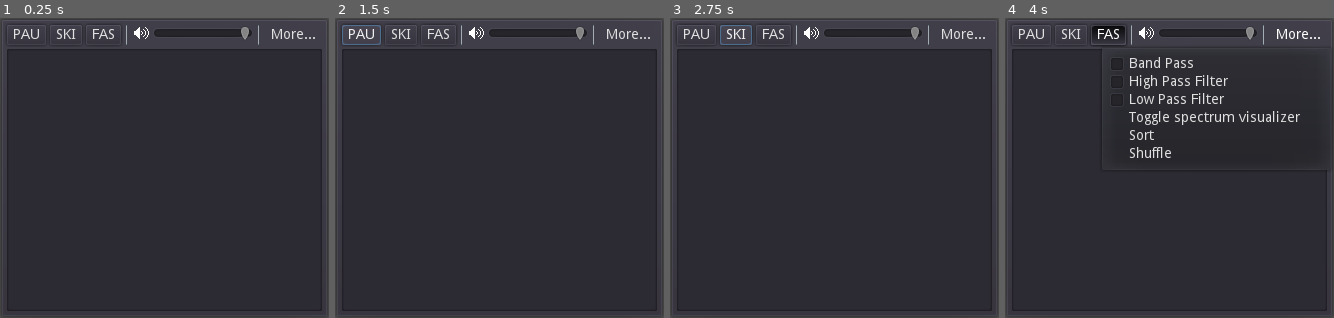
Above: before the commit, frames 1-4 (left to right).
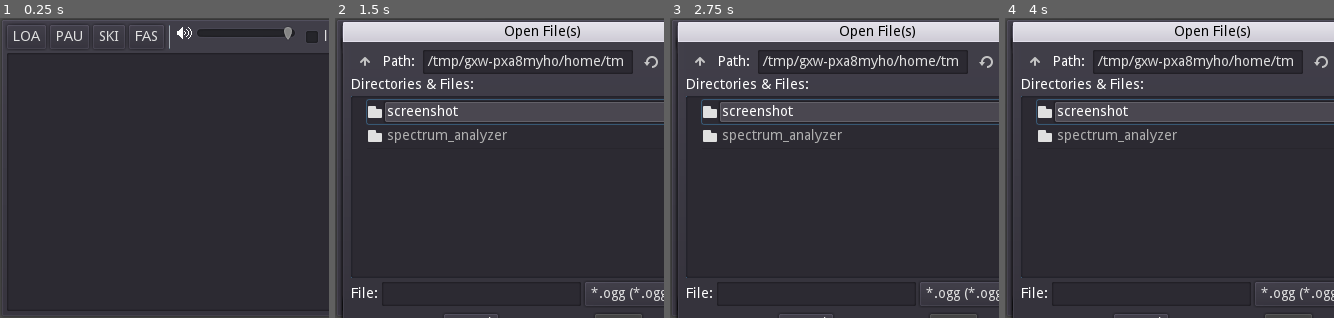
Above: after the commit, the same moments.

Repository: boukew99/audio_station
Game: Godot game, scene res://audio_station.tscn
Same seed, same stepped clock (60 frames per second), same inputs: the game is played once before the commit and once after it.
Inputs (mouse positions are in pixels of both pictures, inside the frame that each line leads up to):
- Up to frame 1 (0.25 s): no input
- Up to frame 2 (1.5 s): click "PAU" at 0.5 s; click (361, 36) at 1.25 s, where only the run after the commit has a clickable "LOA"
- Up to frame 3 (2.75 s): click "SKI" at 2 s
- Up to frame 4 (4 s): click "FAS" at 2.75 s; click (1297, 36) at 3.5 s, where only the run before the commit has a clickable "More..."

The runs differ from the first frame. In frame 1, 2.3% of the frame differs, in the area x 2-100%, y 0-98%; in frame 2, 17%; in frame 3, 17%; in frame 4, 18%, in the area x 1-100%, y 0-100%.

Commit message:
ResourcePreload leftovers cleanup & more state GUI

Diff:
--- a/audio_station.gd
+++ b/audio_station.gd
@@ -1,59 +1,41 @@
-extends Control
+extends PanelContainer
 
 onready var player = $AudioStreamPlayer
-onready var list = $PanelContainer/VBoxContainer/ItemList
-onready var volume = $PanelContainer/VBoxContainer/HBoxContainer/Volume
-onready var menu = $PanelContainer/VBoxContainer/HBoxContainer/MenuButton.get_popup()
+onready var list = $VBoxContainer/ItemList
+onready var volume = $VBoxContainer/HBoxContainer/Volume
 
-onready var streams = $ResourcePreloader.get_resource_list() as Array
+onready var streams = []
 onready var bus = AudioServer.get_bus_index($AudioStreamPlayer.bus)
 
 var current_index = 0
+var loop = false
 
 func _ready():
-	OS.min_window_size = OS.window_size
+	OS.min_window_size = get_minimum_size()
+	for resource_name in $ResourcePreloader.get_resource_list():
+		var resource = $ResourcePreloader.get_resource(resource_name)
+		streams.append(resource)
+		list.add_item(resource.resource_path.get_file())
+	get_tree().connect("files_dropped", self, "_on_files_dropped")
 
-	streams.shuffle()
-	set_stream_items()
+func load_ogg(path):
+	var file = File.new()
+	file.open(path, File.READ)
+	var buffer = file.get_buffer(file.get_len())
+	var stream = AudioStreamOGGVorbis.new()
+	stream.data = buffer
 
-	menu.add_check_item("Band Pass")
-	menu.add_check_item("High Pass Filter")
-	menu.add_check_item("Low Pass Filter")
-	menu.add_item("Toggle spectrum visualizer")
-	menu.add_item("Sort")
-	menu.add_item("Shuffle")
-	menu.connect("index_pressed", self, "_on_menu_item_checked")
+	return stream
 
-func set_stream_items():
-	list.clear()
-	for stream in streams:
-		list.add_item(stream)
-
-func _on_menu_item_checked(index):
-	match index:
-		0, 1, 2:
-			menu.toggle_item_checked(index)
-			AudioServer.set_bus_effect_enabled(bus, index + 1, menu.is_item_checked(index))
-		3:
-			$SpectrumVisualizer.visible = not $SpectrumVisualizer.visible
-		4:
-			streams.sort()
-			set_stream_items()
-		5:
-			streams.shuffle()
-			set_stream_items()
-
+func _on_files_dropped(paths, screen):
+	for path in paths:
+		if path.get_extension() == "ogg":
+			_on_FileDialog_files_selected([path])
 
 func _on_ItemList_item_activated(index):
 	current_index = index
-	player.stream = $ResourcePreloader.get_resource(streams[index])
 
-	# optional
-#	var length = player.stream.get_length()
-#	var minutes = length / 60
-#	var seconds = int(length) % 60
-#	list.set_item_tooltip(index, "%2d:%02d" % [minutes, seconds])
-
+	player.stream = streams[index]
 	player.play()
 
 
@@ -84,3 +66,40 @@
 	_on_ItemList_item_activated(current_index)
 
 	# could be cleaner with list.focus(current_index)
+
+func _on_Load_pressed():
+	$FileDialog.popup_centered()
+
+
+func _on_FileDialog_files_selected(paths):
+	for path in paths:
+		streams.append(load_ogg(path) )
+		list.add_item(path.get_basename().get_file())
+
+
+
+func _on_Loop_toggled(button_pressed):
+	loop = button_pressed
+
+
+func _on_LowPass_toggled(button_pressed):
+	AudioServer.set_bus_effect_enabled(bus, 1, button_pressed)
+
+
+func _on_HighPass_toggled(button_pressed):
+	AudioServer.set_bus_effect_enabled(bus, 2, button_pressed)
+
+func _on_BandPass_toggled(button_pressed):
+	AudioServer.set_bus_effect_enabled(bus, 3, button_pressed)
+
+
+func _on_SpectrumAnalyzer_toggled(button_pressed):
+	list.visible = not button_pressed
+	$VBoxContainer/SpectrumVisualizer.visible = button_pressed
+	$VBoxContainer/Filters.visible = button_pressed
+
+
+#		var length = player.stream.get_length()
+#		var minutes = length / 60
+#		var seconds = int(length) % 60
+#		list.set_item_tooltip(index, "%2d:%02d" % [minutes, seconds])
--- a/audio_station.tscn
+++ b/audio_station.tscn
@@ -28,84 +28,70 @@
 [sub_resource type="ShortCut" id=11]
 shortcut = SubResource( 10 )
 
-[sub_resource type="InputEventKey" id=12]
-control = true
-command = true
-scancode = 77
-
-[sub_resource type="ShortCut" id=13]
-shortcut = SubResource( 12 )
-
-[node name="AudioStation" type="VBoxContainer"]
+[node name="AudioStation" type="PanelContainer"]
 anchor_right = 1.0
 anchor_bottom = 1.0
 script = ExtResource( 2 )
 
-[node name="SpectrumVisualizer" parent="." instance=ExtResource( 1 )]
-visible = false
-anchor_right = 0.0
-anchor_bottom = 0.0
-margin_right = 329.0
-margin_bottom = 174.0
-
-[node name="PanelContainer" type="PanelContainer" parent="."]
-margin_right = 329.0
-margin_bottom = 300.0
-size_flags_vertical = 3
-
-[node name="VBoxContainer" type="VBoxContainer" parent="PanelContainer"]
+[node name="VBoxContainer" type="VBoxContainer" parent="."]
 margin_left = 7.0
 margin_top = 7.0
-margin_right = 322.0
+margin_right = 519.0
 margin_bottom = 293.0
 
-[node name="HBoxContainer" type="HBoxContainer" parent="PanelContainer/VBoxContainer"]
-margin_right = 315.0
-margin_bottom = 20.0
+[node name="HBoxContainer" type="HBoxContainer" parent="VBoxContainer"]
+margin_right = 512.0
+margin_bottom = 24.0
 
-[node name="Pause" type="Button" parent="PanelContainer/VBoxContainer/HBoxContainer"]
+[node name="Load" type="Button" parent="VBoxContainer/HBoxContainer"]
 margin_right = 39.0
-margin_bottom = 20.0
+margin_bottom = 24.0
+text = "LOA"
+
+[node name="Pause" type="Button" parent="VBoxContainer/HBoxContainer"]
+margin_left = 43.0
+margin_right = 82.0
+margin_bottom = 24.0
 hint_tooltip = "Pause"
 toggle_mode = true
 shortcut = SubResource( 7 )
 text = "PAU"
 
-[node name="Skip" type="Button" parent="PanelContainer/VBoxContainer/HBoxContainer"]
-margin_left = 43.0
-margin_right = 75.0
-margin_bottom = 20.0
+[node name="Skip" type="Button" parent="VBoxContainer/HBoxContainer"]
+margin_left = 86.0
+margin_right = 118.0
+margin_bottom = 24.0
 hint_tooltip = "skip"
 shortcut = SubResource( 9 )
 text = "SKI"
 
-[node name="FastForward" type="Button" parent="PanelContainer/VBoxContainer/HBoxContainer"]
-margin_left = 79.0
-margin_right = 114.0
-margin_bottom = 20.0
+[node name="FastForward" type="Button" parent="VBoxContainer/HBoxContainer"]
+margin_left = 122.0
+margin_right = 157.0
+margin_bottom = 24.0
 hint_tooltip = "fast forward"
 toggle_mode = true
 shortcut = SubResource( 11 )
 text = "FAS"
 
-[node name="VSeparator" type="VSeparator" parent="PanelContainer/VBoxContainer/HBoxContainer"]
-margin_left = 118.0
-margin_right = 122.0
-margin_bottom = 20.0
+[node name="VSeparator" type="VSeparator" parent="VBoxContainer/HBoxContainer"]
+margin_left = 161.0
+margin_right = 165.0
+margin_bottom = 24.0
 
-[node name="TextureRect" type="TextureRect" parent="PanelContainer/VBoxContainer/HBoxContainer"]
-margin_left = 126.0
-margin_right = 142.0
-margin_bottom = 20.0
+[node name="TextureRect" type="TextureRect" parent="VBoxContainer/HBoxContainer"]
+margin_left = 169.0
+margin_right = 185.0
+margin_bottom = 24.0
 hint_tooltip = "volume"
 texture = ExtResource( 72 )
 
-[node name="Volume" type="HSlider" parent="PanelContainer/VBoxContainer/HBoxContainer"]
-margin_left = 146.0
-margin_right = 246.0
+[node name="Volume" type="HSlider" parent="VBoxContainer/HBoxContainer"]
+margin_left = 189.0
+margin_right = 289.0
 margin_bottom = 16.0
 rect_min_size = Vector2( 100, 0 )
-hint_tooltip = "0 DB volume"
+hint_tooltip = "0 DB"
 min_value = 0.01
 max_value = 1.0
 step = 0.02
@@ -114,21 +100,32 @@
 "_editor_description_": ""
 }
 
-[node name="VSeparator2" type="VSeparator" parent="PanelContainer/VBoxContainer/HBoxContainer"]
-margin_left = 250.0
-margin_right = 254.0
-margin_bottom = 20.0
+[node name="Loop" type="CheckBox" parent="VBoxContainer/HBoxContainer"]
+margin_left = 293.0
+margin_right = 349.0
+margin_bottom = 24.0
+text = "loop"
 
-[node name="MenuButton" type="MenuButton" parent="PanelContainer/VBoxContainer/HBoxContainer"]
-margin_left = 258.0
-margin_right = 315.0
-margin_bottom = 20.0
-shortcut = SubResource( 13 )
-text = "More..."
+[node name="VSeparator2" type="VSeparator" parent="VBoxContainer/HBoxContainer"]
+margin_left = 353.0
+margin_right = 357.0
+margin_bottom = 24.0
 
-[node name="ItemList" type="ItemList" parent="PanelContainer/VBoxContainer"]
-margin_top = 24.0
-margin_right = 315.0
+[node name="SpectrumAnalyzer" type="Button" parent="VBoxContainer/HBoxContainer"]
+margin_left = 361.0
+margin_right = 434.0
+margin_bottom = 24.0
+toggle_mode = true
+text = "spectrum"
+
+[node name="AdvanceShuffle" type="SpinBox" parent="VBoxContainer/HBoxContainer"]
+margin_left = 438.0
+margin_right = 512.0
+margin_bottom = 24.0
+
+[node name="ItemList" type="ItemList" parent="VBoxContainer"]
+margin_top = 28.0
+margin_right = 512.0
 margin_bottom = 286.0
 rect_min_size = Vector2( 0, 128 )
 size_flags_vertical = 3
@@ -137,14 +134,60 @@
 same_column_width = true
 fixed_column_width = 256
 
+[node name="SpectrumVisualizer" parent="VBoxContainer" instance=ExtResource( 1 )]
+visible = false
+anchor_right = 0.0
+anchor_bottom = 0.0
+margin_top = 160.0
+margin_right = 512.0
+margin_bottom = 334.0
+
+[node name="Filters" type="HBoxContainer" parent="VBoxContainer"]
+visible = false
+margin_top = 262.0
+margin_right = 512.0
+margin_bottom = 286.0
+
+[node name="BandPass" type="CheckBox" parent="VBoxContainer/Filters"]
+margin_right = 93.0
+margin_bottom = 24.0
+text = "Band Pass"
+
+[node name="HighPass" type="CheckBox" parent="VBoxContainer/Filters"]
+margin_left = 97.0
+margin_right = 224.0
+margin_bottom = 24.0
+text = "High Pass Filter"
+
+[node name="LowPass" type="CheckBox" parent="VBoxContainer/Filters"]
+margin_left = 228.0
+margin_right = 351.0
+margin_bottom = 24.0
+text = "Low Pass Filter"
+
+[node name="FileDialog" type="FileDialog" parent="."]
+margin_right = 400.0
+margin_bottom = 300.0
+window_title = "Open File(s)"
+mode = 1
+access = 2
+filters = PoolStringArray( "*.ogg" )
+
+[node name="ResourcePreloader" type="ResourcePreloader" parent="."]
+
 [node name="AudioStreamPlayer" type="AudioStreamPlayer" parent="."]
 bus = "Music"
 
-[node name="ResourcePreloader" type="ResourcePreloader" parent="."]
-
-[connection signal="toggled" from="PanelContainer/VBoxContainer/HBoxContainer/Pause" to="." method="_on_Pause_toggled"]
-[connection signal="pressed" from="PanelContainer/VBoxContainer/HBoxContainer/Skip" to="." method="_on_Skip_pressed"]
-[connection signal="toggled" from="PanelContainer/VBoxContainer/HBoxContainer/FastForward" to="." method="_on_FastForward_toggled"]
-[connection signal="value_changed" from="PanelContainer/VBoxContainer/HBoxContainer/Volume" to="." method="_on_Volume_value_changed"]
-[connection signal="item_activated" from="PanelContainer/VBoxContainer/ItemList" to="." method="_on_ItemList_item_activated"]
+[connection signal="pressed" from="VBoxContainer/HBoxContainer/Load" to="." method="_on_Load_pressed"]
+[connection signal="toggled" from="VBoxContainer/HBoxContainer/Pause" to="." method="_on_Pause_toggled"]
+[connection signal="pressed" from="VBoxContainer/HBoxContainer/Skip" to="." method="_on_Skip_pressed"]
+[connection signal="toggled" from="VBoxContainer/HBoxContainer/FastForward" to="." method="_on_FastForward_toggled"]
+[connection signal="value_changed" from="VBoxContainer/HBoxContainer/Volume" to="." method="_on_Volume_value_changed"]
+[connection signal="toggled" from="VBoxContainer/HBoxContainer/Loop" to="." method="_on_Loop_toggled"]
+[connection signal="toggled" from="VBoxContainer/HBoxContainer/SpectrumAnalyzer" to="." method="_on_SpectrumAnalyzer_toggled"]
+[connection signal="item_activated" from="VBoxContainer/ItemList" to="." method="_on_ItemList_item_activated"]
+[connection signal="toggled" from="VBoxContainer/Filters/BandPass" to="." method="_on_BandPass_toggled"]
+[connection signal="toggled" from="VBoxContainer/Filters/HighPass" to="." method="_on_HighPass_toggled"]
+[connection signal="toggled" from="VBoxContainer/Filters/LowPass" to="." method="_on_LowPass_toggled"]
+[connection signal="files_selected" from="FileDialog" to="." method="_on_FileDialog_files_selected"]
 [connection signal="finished" from="AudioStreamPlayer" to="." method="_on_AudioStreamPlayer_finished"]
--- a/spectrum_analyzer/spectrum_visualizer.tscn
+++ b/spectrum_analyzer/spectrum_visualizer.tscn
@@ -8,10 +8,8 @@
 anchor_bottom = 1.0
 margin_right = -674.0
 margin_bottom = -422.0
+size_flags_horizontal = 7
 script = ExtResource( 2 )
-__meta__ = {
-"_edit_use_anchors_": false
-}
 
 [node name="HBoxContainer" type="HBoxContainer" parent="."]
 margin_left = 7.0
Not shown: 1 places in audio_station.tscn that only renumber resources
Not shown, changed: README.md
